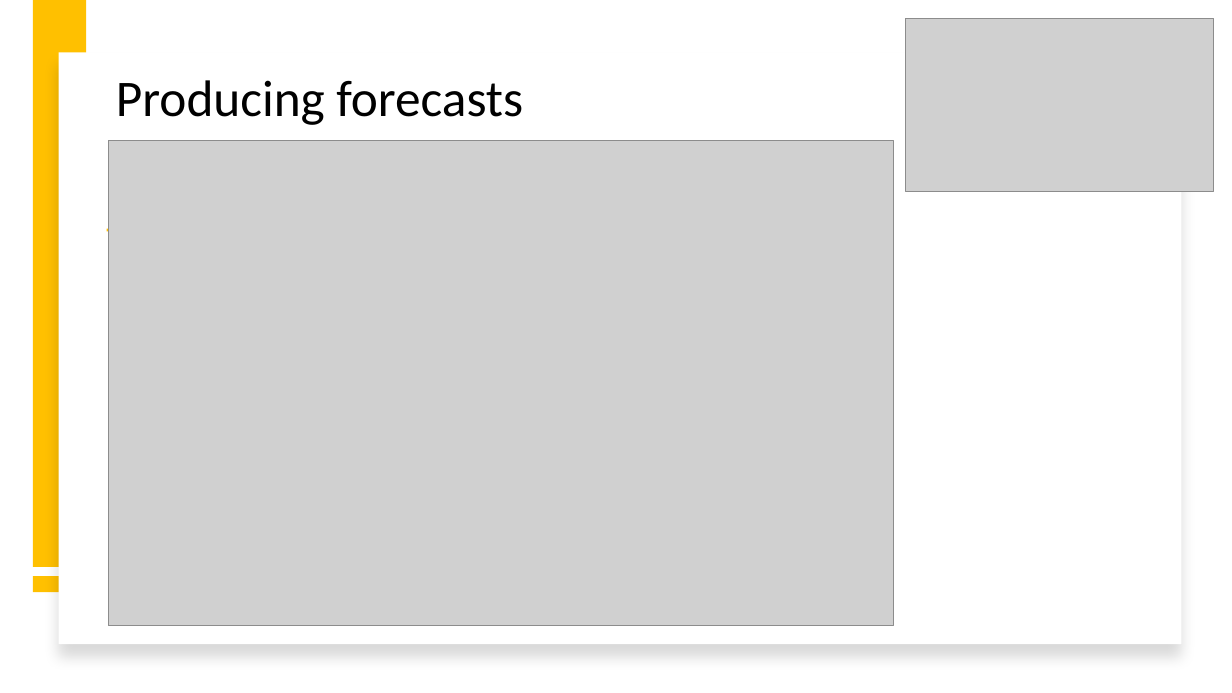
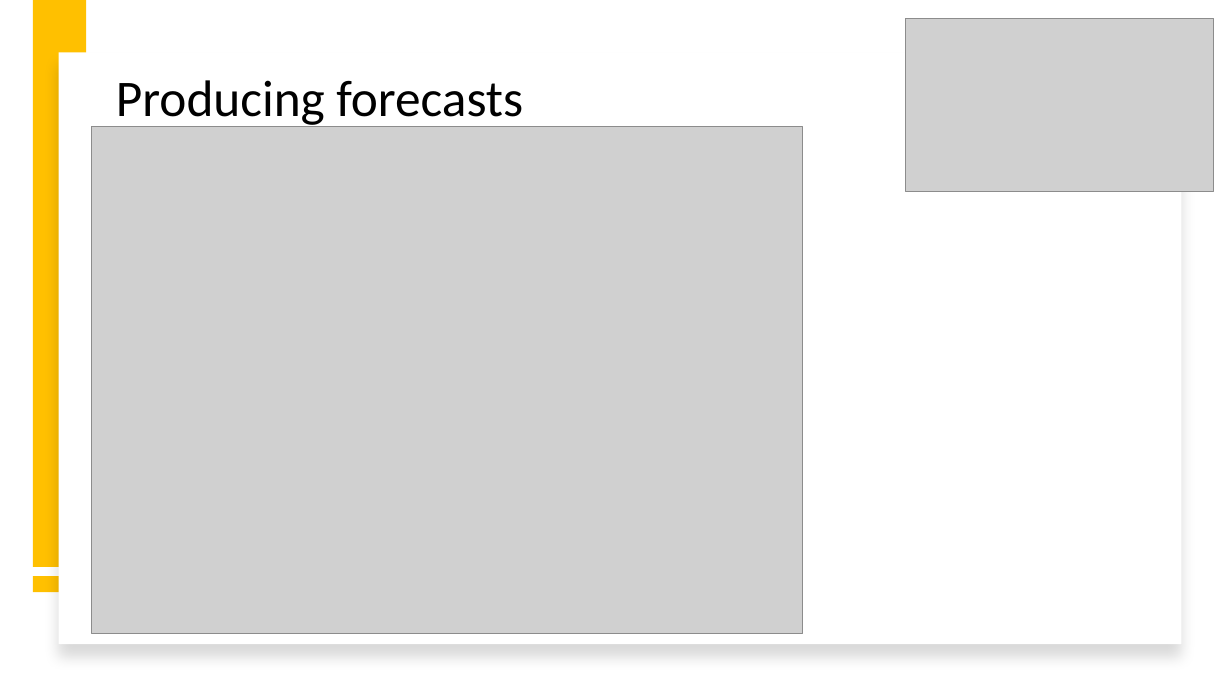
Before and after one commit to intro-to-data-science-22-workshop/-14-temporal-data-with-tsibble-and-fable-Samson-Krafft, a slide deck: slide 14 of tsibble and fable.pptx (slide 11 before the commit). Drawn at 1232x693 pixels with LibreOffice and Linux fonts; fonts in the diff are those of the drawing; grey boxes stand for pictures; background and template pictures are left out. Boxes give left, top, right and bottom in pixels: in the first picture for what was removed or moved away, otherwise in the second. Text is boxed around its words. In the diff, an @@ line names an element or a change of style, - is before the commit and + after.

```diff
--- a/tsibble and fable.pptx
+++ b/tsibble and fable.pptx
@@ picture resized from (x1=108, y1=140, x2=894, y2=626) to (x1=91, y1=127, x2=802, y2=634) @@
@@ rectangle removed at (x1=106, y1=229, x2=605, y2=232) @@
```
Also in this commit, not shown: 6 other slides changed, 3 slides added, 1 other file.
